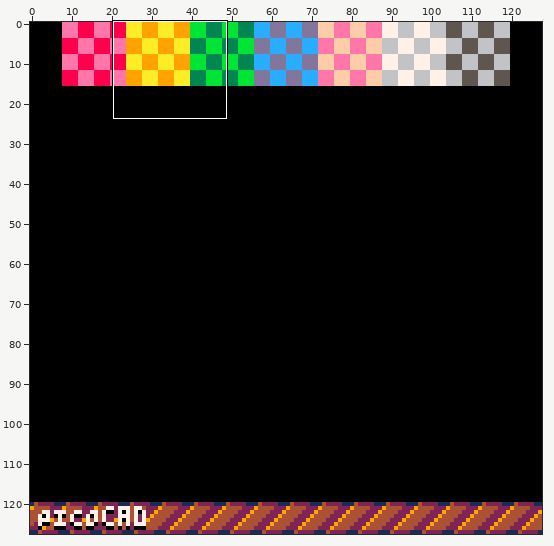
Sprite sheet, stored at textures.png. Above: a wide view before the commit, with the close-up outlined.
Close-up. As it was:
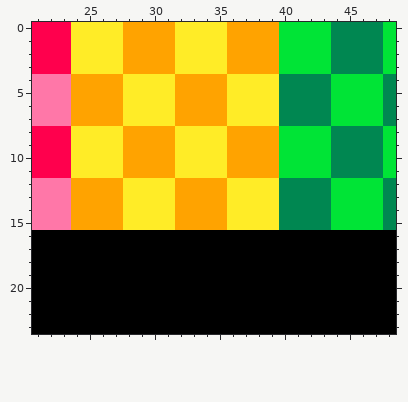
The file is 128x128 pixels. Shown: x 21..48, y 0..23.
The result:
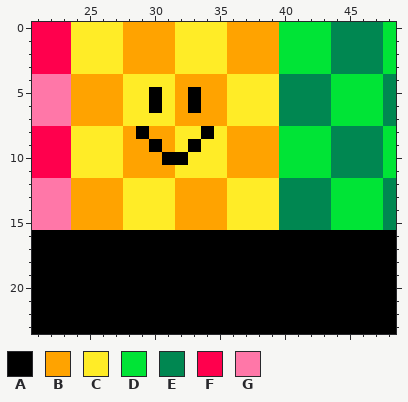
Palette (. is transparent): A #000000  B #ffa300  C #ffec27  D #00e436  E #008751  F #ff004d  G #ff77a8
The edit:
y 5..6: x 30 C -> A; x 33 B -> A
y 8: x 29 B -> A; x 34 C -> A
y 9: x 30 B -> A; x 33 C -> A
y 10: x 31..32 BC -> AA
